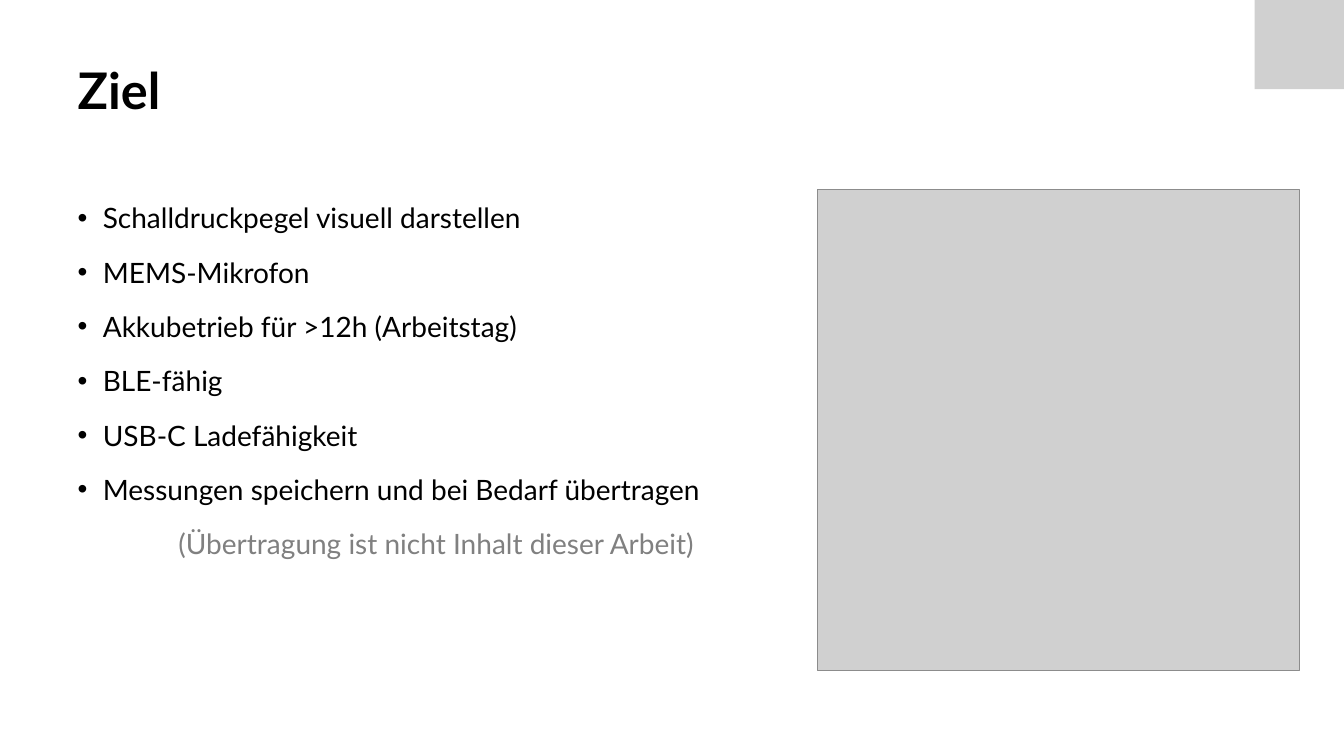
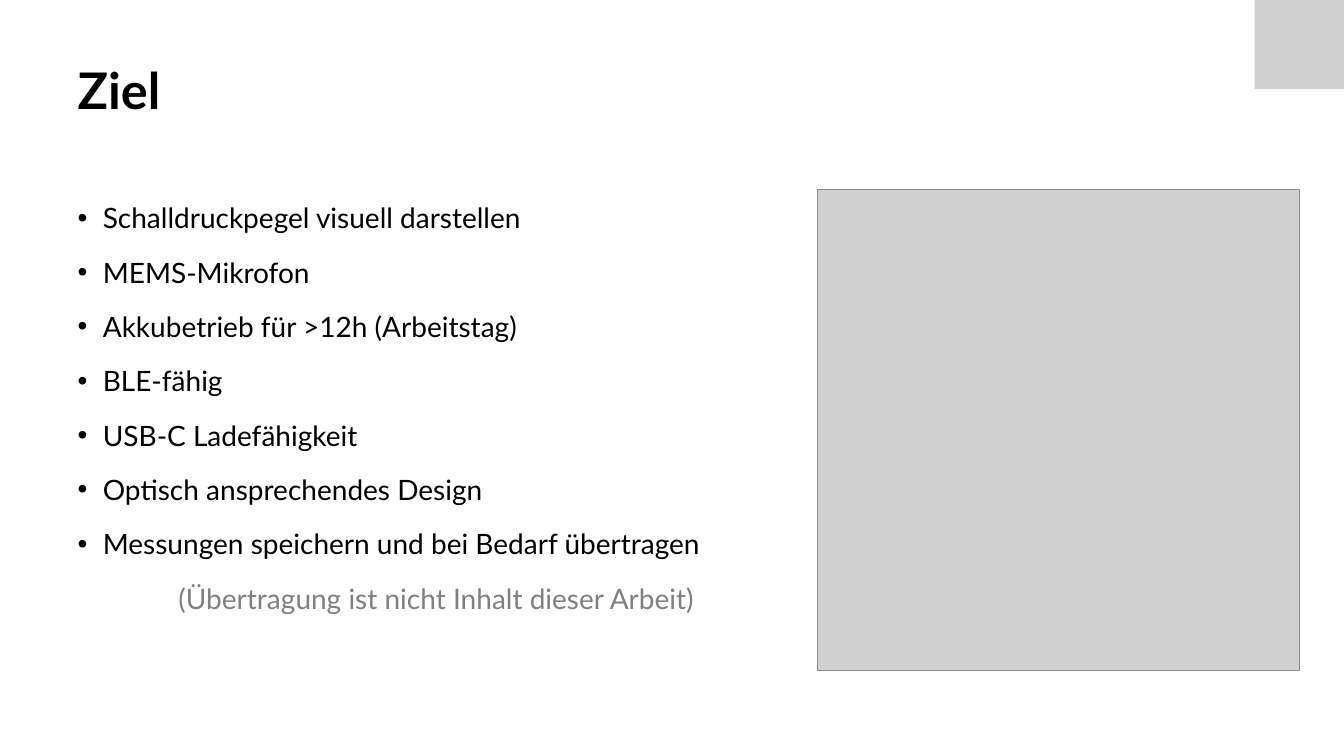
Before and after one commit to Froster2406/BAT2024, a slide deck: slide 4 of Dokumentation/Präsentation/BAT_Zwischenpraesentation.pptx. Drawn at 1344x756 pixels with LibreOffice and Linux fonts; fonts in the diff are those of the drawing; grey boxes stand for pictures. Boxes give left, top, right and bottom in pixels: in the first picture for what was removed or moved away, otherwise in the second. Text is boxed around its words. In the diff, an @@ line names an element or a change of style, - is before the commit and + after.

```diff
--- a/Dokumentation/Präsentation/BAT_Zwischenpraesentation.pptx
+++ b/Dokumentation/Präsentation/BAT_Zwischenpraesentation.pptx
@@ text at [103,479,482,505]: paragraph added @@
+• Optisch ansprechendes Design
```
Also in this commit, not shown: 8 other slides changed, 3 other files.
